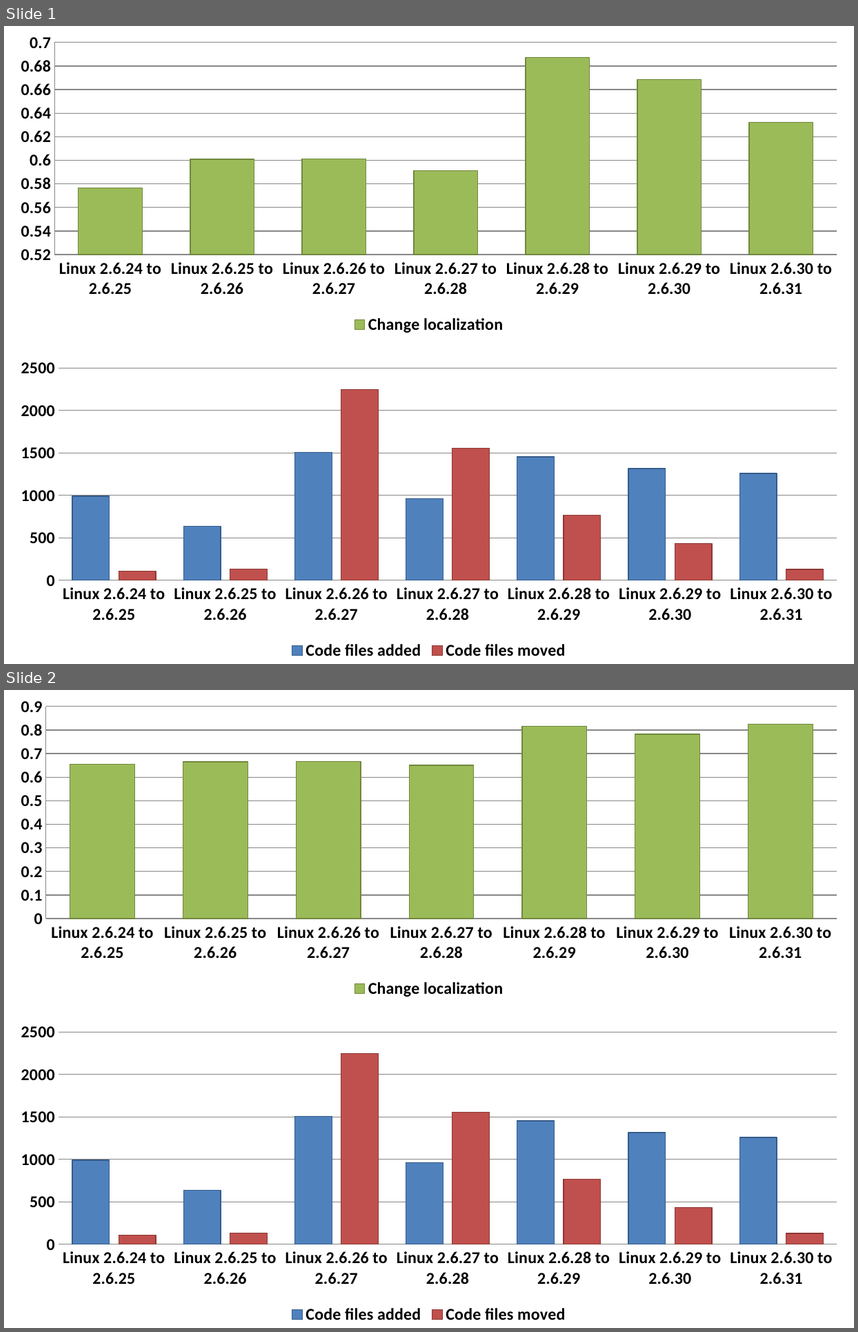
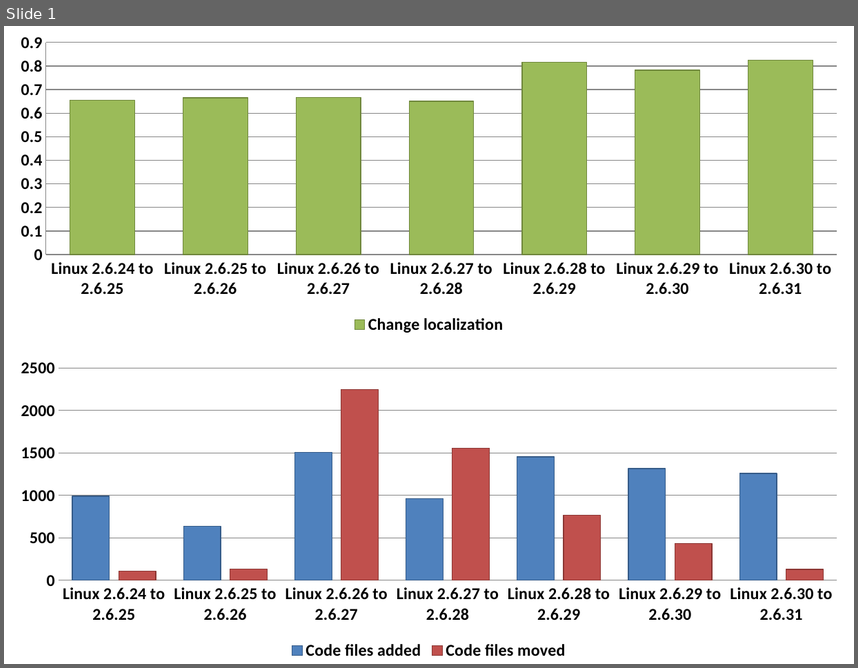
Before and after one commit to thom/miner-presentation, a slide deck: minings/minings.pptx. Shown one above the other, each under a label of ours: slides 1 and 2 before the commit, slide 1 after it. The pictures are 858x1332 and 858x668 pixels, drawn with LibreOffice and Linux fonts; fonts in the diff are those of the drawing. Boxes give left, top, right and bottom in pixels: in the first picture for what was removed or moved away, otherwise in the second. Text is boxed around its words. In the diff, an @@ line names an element or a change of style, - is before the commit and + after.

```diff
--- a/minings/minings.pptx
+++ b/minings/minings.pptx
@@ slide 1 removed at [4,26,854,664], background #FFFFFF @@
@@ column chart removed at [4,26,854,338] @@
-categories: Linux 2.6.24 to 2.6.25, Linux 2.6.25 to 2.6.26, Linux 2.6.26 to 2.6.27, Linux 2.6.27 to 2.6.28, Linux 2.6.28 to 2.6.29, Linux 2.6.29 to 2.6.30, Linux 2.6.30 to 2.6.31
-Change localization: 0.58, 0.6, 0.6, 0.59, 0.69, 0.67, 0.63
@@ column chart removed at [4,352,854,664] @@
-categories: 1, 2, 3, 4, 5, 6, 7
-Code files added: 990, 640, 1500, 960, 1450, 1320, 1260
-Code files moved: 110, 130, 2240, 1560, 760, 440, 130
@@ what was slide 2 is now slide 1 @@
```
Also in this commit, not shown: 1 other slide removed, 19 other files.
